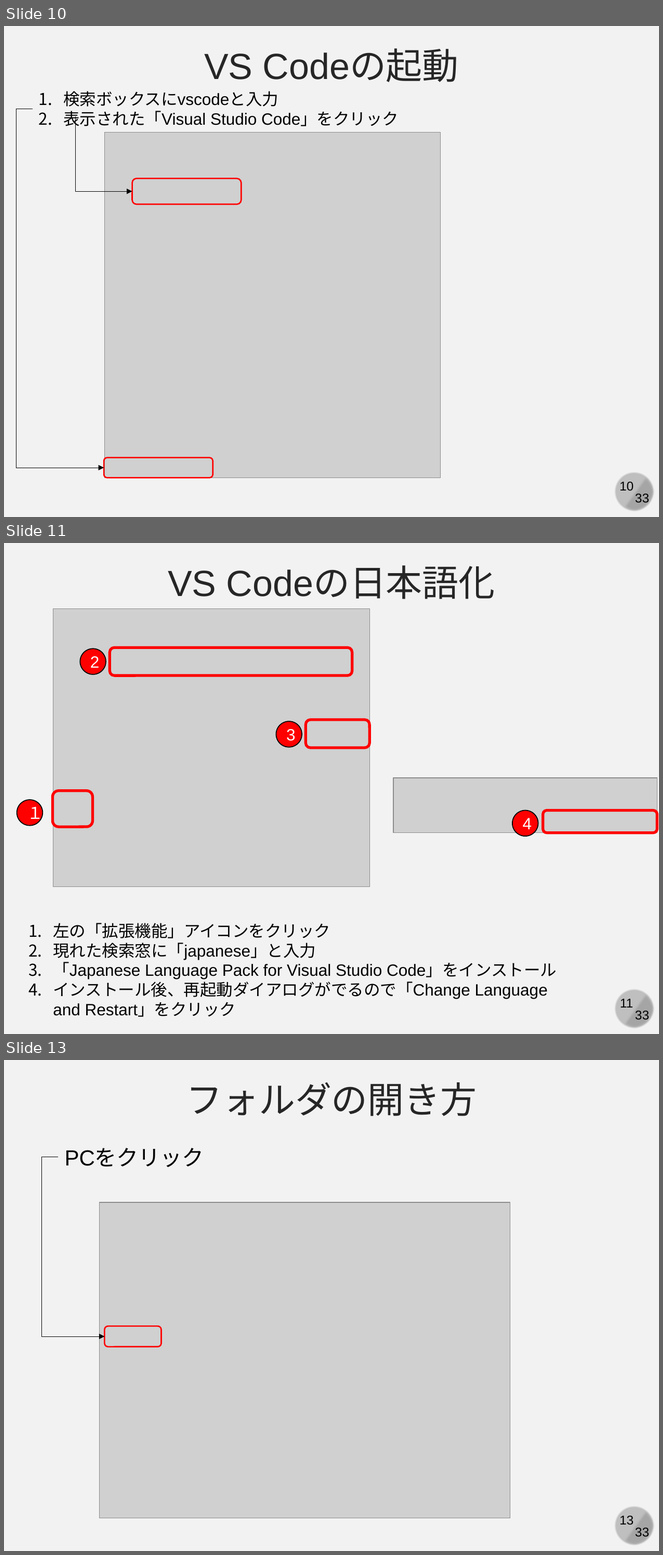
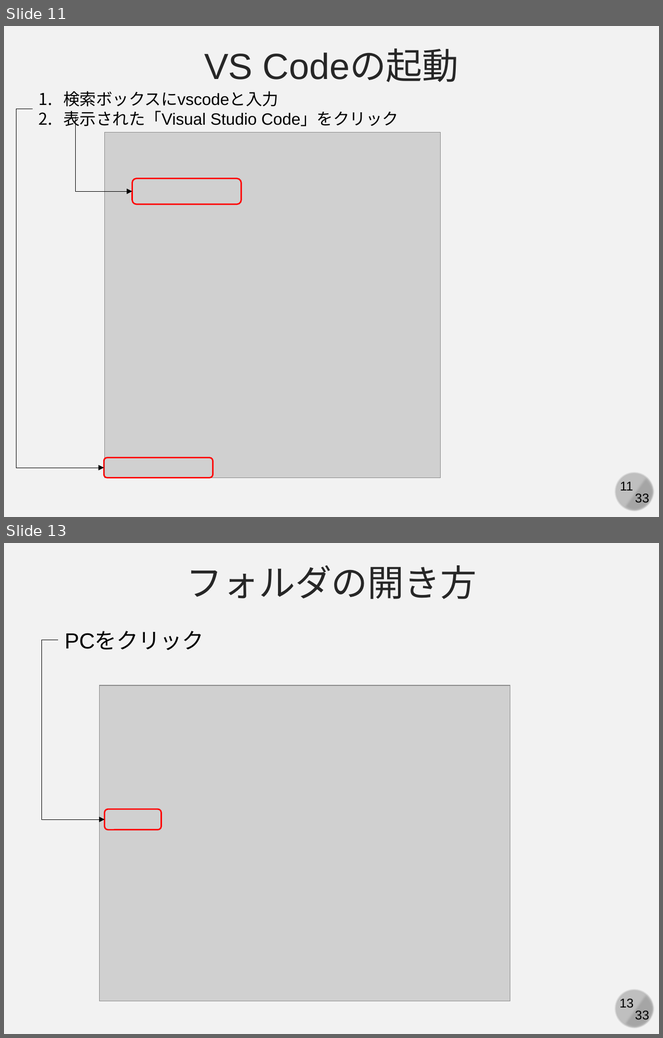
Before and after one commit to kaityo256/github, a slide deck: practice_basic/fig/slide.pptx. Shown one above the other, each under a label of ours: slides 10, 11 and 13 before the commit, slides 11 and 13 after it; the slides between them are not shown. The pictures are 663x1555 and 663x1038 pixels, drawn with LibreOffice and Linux fonts; fonts in the diff are those of the drawing; grey boxes stand for pictures. Boxes give left, top, right and bottom in pixels: in the first picture for what was removed or moved away, otherwise in the second. Text is boxed around its words. In the diff, an @@ line names an element or a change of style, - is before the commit and + after.

```diff
--- a/practice_basic/fig/slide.pptx
+++ b/practice_basic/fig/slide.pptx
@@ slide 11 removed at box(4, 543, 659, 1034), background #F2F2F2; not listed: 4 template elements that a slide beside it also shows @@
@@ text removed at box(168, 567, 495, 599) @@
-VS Codeの日本語化
@@ picture removed at box(53, 609, 370, 887) @@
@@ ellipse removed at box(80, 649, 105, 674) @@
-2
@@ rounded rectangle removed at box(110, 648, 352, 676) @@
@@ ellipse removed at box(276, 721, 301, 747) @@
-3
@@ rounded rectangle removed at box(306, 720, 370, 748) @@
@@ rounded rectangle removed at box(52, 791, 92, 827) @@
@@ picture removed at box(393, 778, 657, 833) @@
@@ ellipse removed at box(17, 800, 42, 825) @@
-１
@@ ellipse removed at box(513, 810, 538, 836) @@
-4
@@ rounded rectangle removed at box(543, 810, 657, 833) @@
@@ text removed at box(53, 923, 557, 1017) @@
-1. 左の「拡張機能」アイコンをクリック
-2. 現れた検索窓に「japanese」と入力
-3. 「Japanese Language Pack for Visual Studio Code」をインストール
-4. インストール後、再起動ダイアログがでるので「Change Language and Restart」をクリック
@@ what was slide 10 is now slide 11 @@
@@ page number at box(620, 482, 633, 491): text changed @@
-10
+11
```
Also in this commit, not shown: 5 slides changed, 1 slide added, 4 other files.
